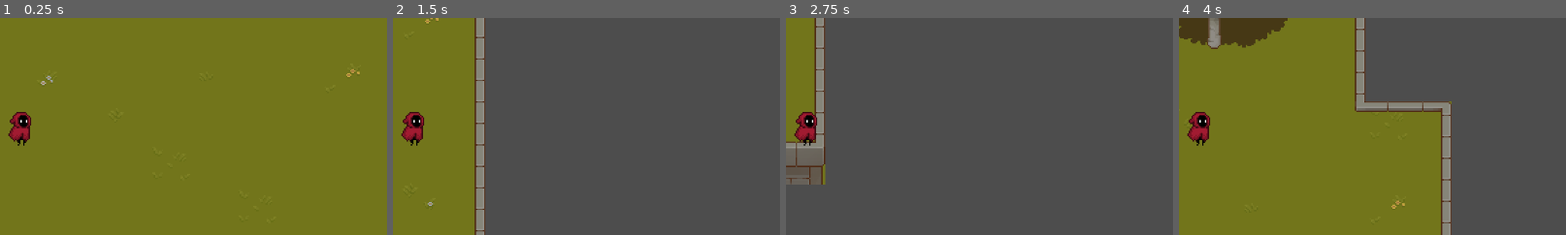
Above: before the commit, frames 1-4 (left to right).
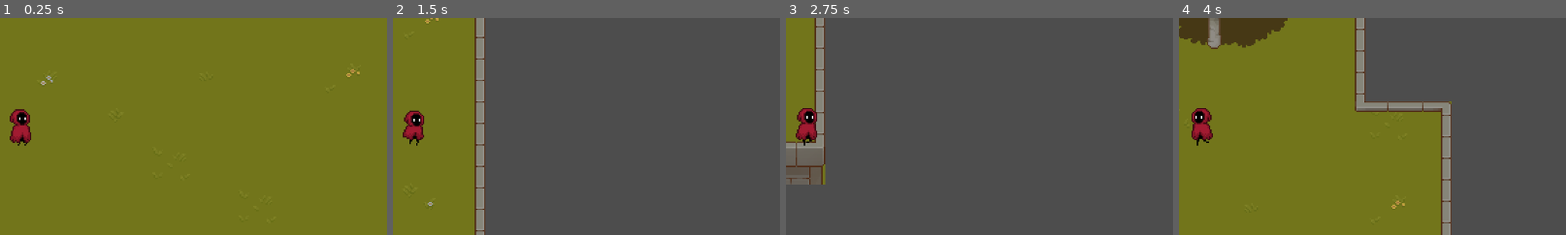
Above: after the commit, the same moments.

Repository: emilykrohn/Cast
Game: Godot game, scene res://Scenes/main.tscn
Two runs of this game, one before a commit and one after it. Both use one fixed random seed, a clock stepped at 60 frames per second and the inputs below. The project has no main scene, so this scene is started directly.
Inputs:
- Up to frame 1 (0.25 s): no input
- Up to frame 2 (1.5 s): tap Enter at 0.5 s; hold Right (ui_right) 0.53-1.28 s; tap Space (ui_select) at 0.77 s; hold Down (ui_down) from 1.28 s (still down)
- Up to frame 3 (2.75 s): tap Space (ui_select) at 1.52 s; release Down (ui_down) at 2.03 s; hold Right (ui_right) from 2.03 s (still down)
- Up to frame 4 (4 s): tap Space (ui_select) at 2.75, 3.02, 3.77 s; release Right (ui_right) at 2.78 s; hold Up (ui_up) 2.78-3.53 s; tap Enter at 3.5 s; hold Left (ui_left) from 3.53 s (still down)
The pictures show only the part of the screen within x 47-97%, y 26-76%; the shares and areas given below are measured in that part.

The runs differ from the first frame. In frame 1, 0.5% of the frame differs, in the area x 2-9%, y 41-59%; in frame 2, 0.3%; in frame 3, 0.5%; in frame 4, 0.6%.

Commit message:
Play walking and idle animation
Sprite flips when going left and right

Diff:
--- a/Scripts/AnimationPlayer.gd
+++ b/Scripts/AnimationPlayer.gd
@@ -5,5 +5,8 @@
 func play(animation):
 	_sprite.play(animation)
 
-func stop():
-	_sprite.stop()
+func flip_left():
+	_sprite.flip_h = true
+
+func flip_right():
+	_sprite.flip_h = false
--- a/Scripts/Player/PlayerMovement.gd
+++ b/Scripts/Player/PlayerMovement.gd
@@ -19,8 +19,14 @@
 		start_cooldown()
 
 	if horizontal_direction or vertical_direction:
+		%AnimationPlayer.play("walk")
+		if horizontal_direction < 0:
+			%AnimationPlayer.flip_left()
+		else:
+			%AnimationPlayer.flip_right()
 		get_parent().velocity = Vector2(horizontal_direction, vertical_direction).normalized() * get_parent().speed
 	else:
+		%AnimationPlayer.play("idle")
 		get_parent().velocity = Vector2(0,0)
 
 func start_cooldown():
